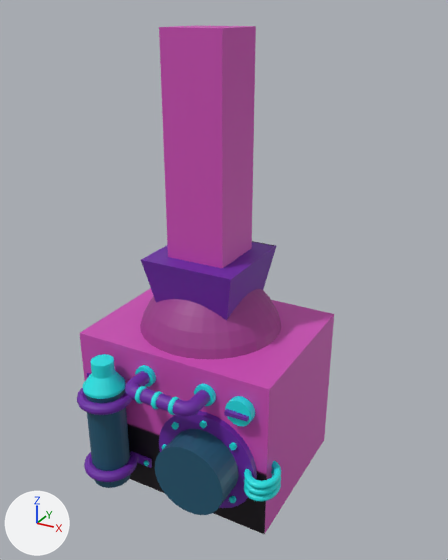
An edit to the OBJ model Resources/battery/battery.obj, drawn before and after from the same camera.
Camera for both pictures: a camera (50 mm lens) standing at (22.1, -38.1, 30.6) and looking at (2.2, -1.8, 12.5). Arrows for +X, +Y and +Z are at lower left; the lights stay in place. Where no turn or scale is listed for an object, it has been applied to the vertices.

The first picture shows '立方体.001'.
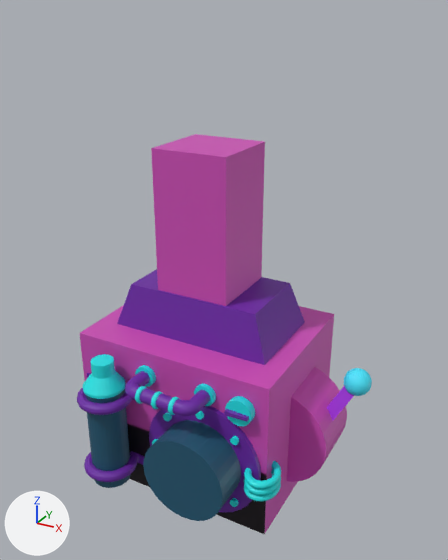
The edits, one by one:
me_立方体_001 is used by ob_立方体_001; location (0.0, 0.0, 0.0).
me_立方体_001 had 8928 vertices, 17740 faces and spanned x -8.1..9.1, y -9.9..6.3, z -5.2..29.4.
me_立方体_001 now has 9000 vertices, 8450 faces and spans x -8.1..13.2, y -9.9..6.3, z -5.2..21.7.
me_立方体_001 part 1: a new loose piece, a 32-sided cylinder along y spanning x 2.9..11.0, y -2.4..2.4, z -3.4..4.8, in mat_material_001 (picture img_battery_png).
me_立方体_001 part 2: a new loose piece, a box spanning x -2.9..2.9, y -2.9..3.0, z 7.1..21.7, in mat_material_001 (picture img_battery_png).
me_立方体_001 part 3: a new loose piece, a 32-sided cylinder along y spanning x 2.67..3.26, y -6.88..-6.28, z 3.72..4.31, in mat_material_001 (picture img_battery_png).
me_立方体_001 part 4: a new loose piece, a 32-sided cylinder along y spanning x -1.8..7.7, y -6.6..-5.6, z -4.7..4.8, in mat_material_001 (picture img_battery_png).
me_立方体_001 part 5: a new loose piece, a 32-sided cylinder along y spanning x -0.3..6.2, y -9.4..-6.0, z -3.3..3.3, in mat_material_001 (picture img_battery_png).
me_立方体_001 part 6: a new loose piece, a 32-sided cylinder along y spanning x -0.14..0.45, y -6.88..-6.28, z 2.55..3.15, in mat_material_001 (picture img_battery_png).
me_立方体_001 part 7: a new loose piece, a 32-sided cylinder along y spanning x 5.48..6.07, y -6.88..-6.28, z 2.55..3.14, in mat_material_001 (picture img_battery_png).
me_立方体_001 part 8: a new loose piece, a 32-sided cylinder along y spanning x 5.47..6.07, y -6.88..-6.28, z -3.06..-2.47, in mat_material_001 (picture img_battery_png).
me_立方体_001 part 9: a new loose piece, a UV sphere (32 segments, 16 rings, poles along z) spanning x 11.2..13.2, y -0.9..1.1, z 4.8..6.8, in mat_material_001 (picture img_battery_png).
me_立方体_001 part 10: 10 loose pieces with 946 vertices, spanning x -5.8..6.0, y -7.0..5.9, z -3.7..29.4, are deleted.
me_立方体_001 part 11: 151 vertices moved within x -7.4..5.6, y -9.0..-6.2, z -2.7..6.1; 1457 vertices removed from x -0.7..7.3, y -9.1..-5.9, z -4.0..4.0; 1345 vertices added at x -6.5..12.6, y -9.1..3.8, z -2.8..11.0.

Where the change shows, as pixel boxes [x1, y1, x2, y2] in the pictures (448 x 560 px; the box of a moved part takes in the faces that stretch with it):
'立方体.001', reshaped (15% wider, 21% shorter)
    before: [77, 25, 334, 534]
    after: [77, 134, 372, 534]
part 1 of me_立方体_001, added (purple)
    after: [287, 367, 347, 482]
part 2 of me_立方体_001, added (pink)
    after: [151, 134, 265, 306]
part 3 of me_立方体_001, added
    after: [195, 411, 204, 420]
part 4 of me_立方体_001, added (purple)
    after: [149, 400, 261, 512]
part 5 of me_立方体_001, added (blue)
    after: [143, 420, 241, 521]
part 6 of me_立方体_001, added
    after: [163, 413, 172, 422]
part 7 of me_立方体_001, added
    after: [230, 436, 239, 445]
part 8 of me_立方体_001, added
    after: [230, 498, 239, 507]
part 9 of me_立方体_001, added (cyan)
    after: [344, 368, 372, 396]
part 10 of me_立方体_001, deleted (pink)
    before: [140, 25, 281, 503]
part 11 of me_立方体_001, moved or reshaped
    before: [128, 380, 257, 515]
    after: [117, 269, 354, 420]
